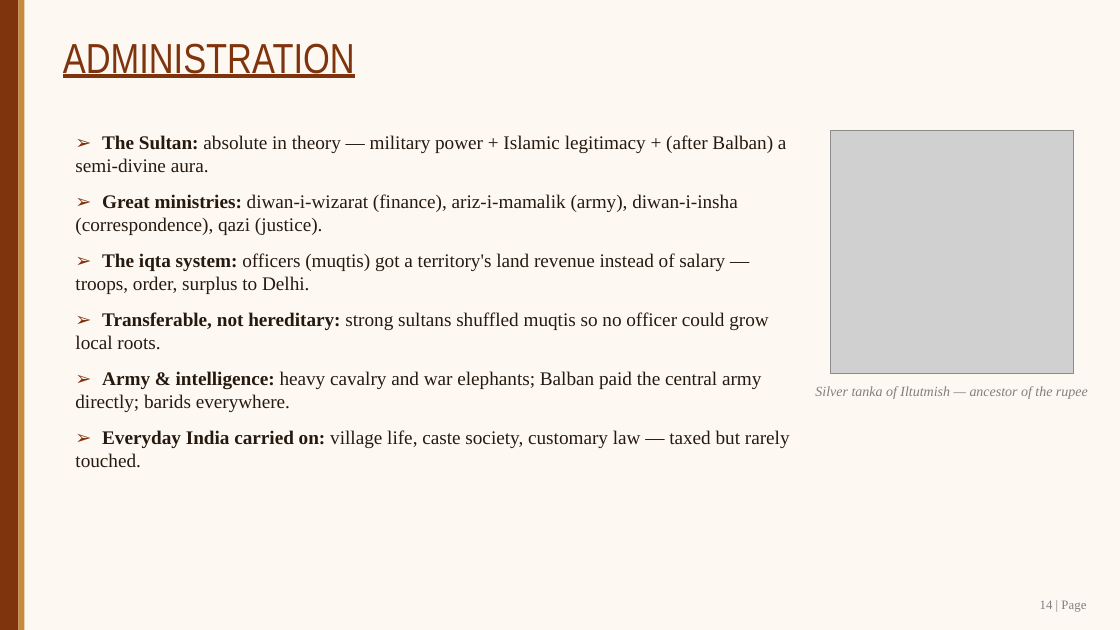
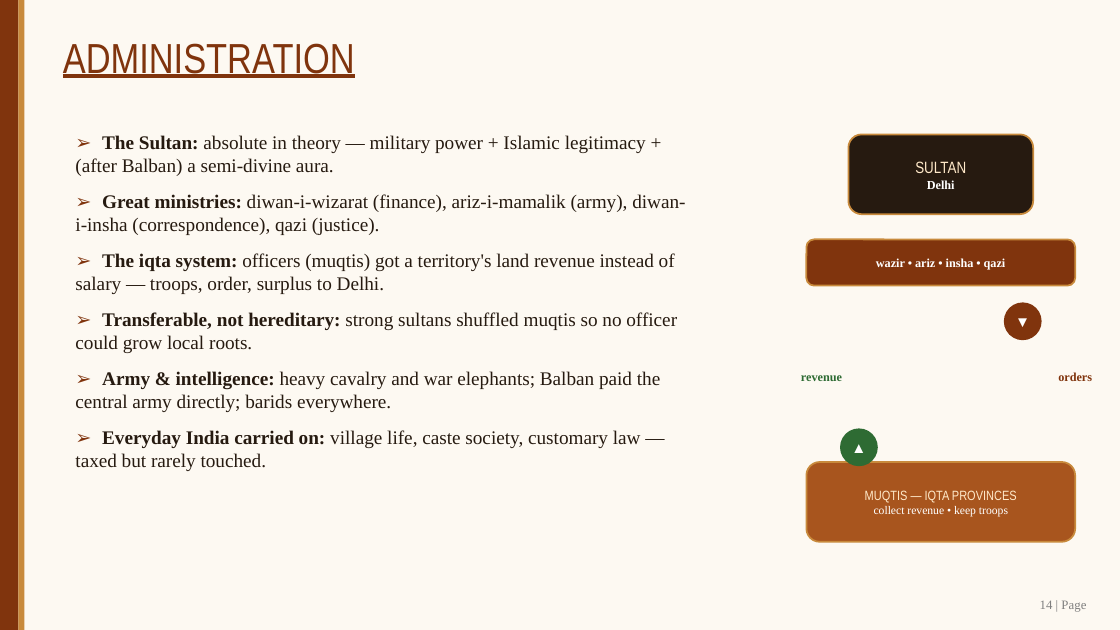
Before and after one commit to SangamSitapuri07/SIH, a slide deck: slide 14 of assignment/Slave_Dynasty_Mamluk_Presentation.pptx. Drawn at 1120x630 pixels with LibreOffice and Linux fonts; fonts in the diff are those of the drawing; grey boxes stand for pictures. Boxes give left, top, right and bottom in pixels: in the first picture for what was removed or moved away, otherwise in the second. Text is boxed around its words. In the diff, an @@ line names an element or a change of style, - is before the commit and + after.

```diff
--- a/assignment/Slave_Dynasty_Mamluk_Presentation.pptx
+++ b/assignment/Slave_Dynasty_Mamluk_Presentation.pptx
@@ text "➢ The Sultan: absolute in ..." rewrapped from bbox=[75, 135, 790, 468] to bbox=[75, 135, 685, 471] @@
@@ picture removed at bbox=[830, 130, 1074, 374] @@
@@ rounded rectangle added at bbox=[849, 134, 1033, 214], fill #261A10, outline #C88A3C 1.5 pt, 14 pt, text #FFE9C9 @@
+SULTAN
+Delhi
@@ rounded rectangle added at bbox=[807, 239, 1075, 286], fill #80340D, outline #C88A3C 1.5 pt, 10.5 pt, text #FFFFFF, bold @@
+wazir • ariz • insha • qazi
@@ ellipse added at bbox=[1004, 302, 1042, 340], fill #80340D, 13 pt, text #FFFFFF, bold @@
+▼
@@ text added at bbox=[801, 375, 842, 381], 10.5 pt, text #2E6B33, bold @@
+revenue
@@ text removed at bbox=[815, 386, 1088, 399] @@
-Silver tanka of Iltutmish — ancestor of the rupee
@@ text added at bbox=[1058, 372, 1092, 381], 10.5 pt, text #80340D, bold @@
+orders
@@ ellipse added at bbox=[840, 429, 878, 466], fill #2E6B33, 13 pt, text #FFFFFF, bold @@
+▲
@@ rounded rectangle added at bbox=[807, 462, 1075, 542], fill #A8551E, outline #C88A3C 1.5 pt, 10 pt, text #FFFFFF @@
+MUQTIS — IQTA PROVINCES
+collect revenue • keep troops
```
Also in this commit, not shown: 11 other slides changed, 1 other file.
